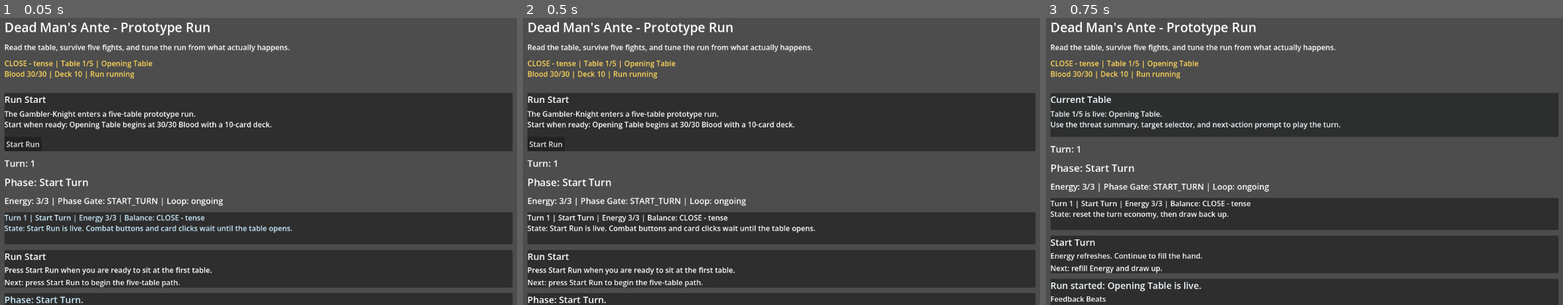
Above: before the commit, frames 1-3 (left to right).
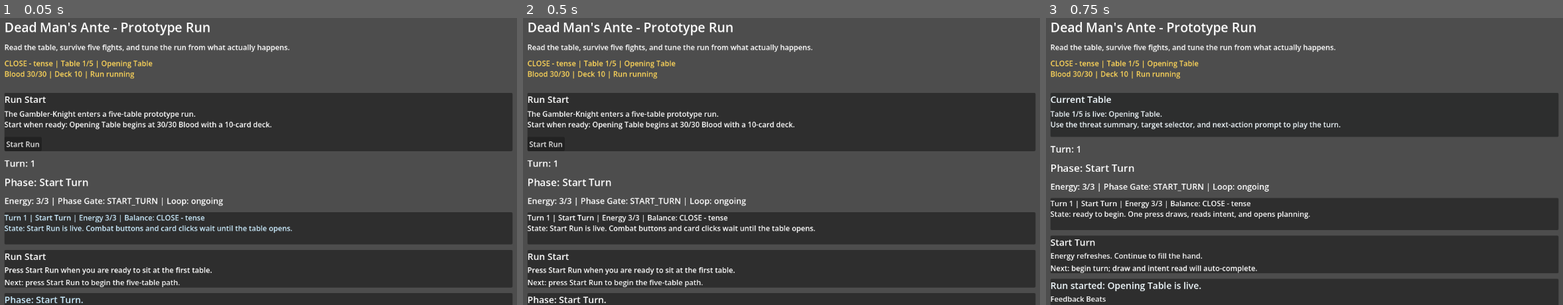
Above: after the commit, the same moments.

Repository: CokesG/Godotgame
Game: Godot game, scene res://scenes/combat/TestCombat.tscn
The game is run twice, just before and just after one commit, with the same random seed, the same clock (stepped at 60 frames per second) and the same inputs.
Inputs:
- Up to frame 1 (0.05 s): no input
- Up to frame 2 (0.5 s): no input
- Up to frame 3 (0.75 s): click "Start Run" at 0.5 s

Frames 1-2 are identical in both runs. In frame 3, 0.9% of the frame differs, in the area x 5-52%, y 67-89%.

Commit message:
Add phase 20 loop quality

Diff:
--- a/scripts/combat/TestCombatController.gd
+++ b/scripts/combat/TestCombatController.gd
@@ -37,13 +37,13 @@
 const FEEDBACK_REVEAL_COLOR := Color(0.90, 0.68, 1.0)
 const FEEDBACK_MOVE_COLOR := Color(0.52, 1.0, 0.62)
 const PHASE_ACTION_LABELS := {
-	"START_TURN": "Start Draw",
-	"DRAW": "Read Intents",
-	"ENEMY_INTENT_PREVIEW": "Commit Cards",
-	"PLAYER_COMMIT": "End Commit",
-	"BLUFF_WAGER": "Reveal",
-	"REVEAL": "Continue",
-	"RESOLVE": "Cleanup",
+	"START_TURN": "Begin Turn",
+	"DRAW": "Begin Turn",
+	"ENEMY_INTENT_PREVIEW": "Begin Turn",
+	"PLAYER_COMMIT": "Resolve Turn",
+	"BLUFF_WAGER": "Reveal Turn",
+	"REVEAL": "Review Results",
+	"RESOLVE": "Next Turn",
 	"CLEANUP": "Next Turn"
 }
 const PHASE_GUIDANCE := {
@@ -882,7 +882,35 @@
 	if not bool(combat_session.call("can_debug_adjust")):
 		_append_log("Combat is over. Reset to start a new loop.")
 		return
-	turn_manager.advance_phase()
+	_advance_play_loop()
+
+
+func _advance_play_loop() -> void:
+	var phase_key: String = String(combat_session.get("current_phase_key"))
+	match phase_key:
+		"START_TURN", "DRAW", "ENEMY_INTENT_PREVIEW":
+			_advance_to_phase("PLAYER_COMMIT", 4)
+		"PLAYER_COMMIT":
+			if bool(deck_manager.call("has_committed_card")):
+				_advance_to_phase("BLUFF_WAGER", 2)
+			else:
+				_advance_to_phase("RESOLVE", 4)
+		"BLUFF_WAGER", "REVEAL":
+			_advance_to_phase("RESOLVE", 3)
+		"RESOLVE", "CLEANUP":
+			_advance_to_phase("PLAYER_COMMIT", 6)
+		_:
+			turn_manager.advance_phase()
+
+
+func _advance_to_phase(target_phase: String, max_steps: int) -> void:
+	for _index in range(max_steps):
+		var current_phase: String = String(combat_session.get("current_phase_key"))
+		if current_phase == target_phase:
+			return
+		if bool(combat_session.get("combat_over")) and target_phase != "RESOLVE":
+			return
+		turn_manager.advance_phase()
 
 
 func _on_reset_pressed() -> void:
@@ -2134,21 +2162,21 @@
 	var phase_key := String(session_state.get("current_phase_key", "START_TURN"))
 	match phase_key:
 		"START_TURN":
-			return "Next: refill Energy and draw up."
+			return "Next: begin turn; draw and intent read will auto-complete."
 		"DRAW":
-			return "Next: read enemy intent odds."
+			return "Next: finish draw/read setup and start planning."
 		"ENEMY_INTENT_PREVIEW":
-			return "Next: choose a target and commit your plan."
+			return "Next: start planning with the current target and move preview."
 		"PLAYER_COMMIT":
-			return "Next: spend Energy on damage, Guard, movement, or a face-down commit."
+			return "Next: play cards, then Resolve Turn."
 		"BLUFF_WAGER":
-			return "Next: call the biggest threat, raise if confident, or fold."
+			return "Next: call, raise, or fold; Reveal Turn resolves the plan."
 		"REVEAL":
-			return "Next: reveal resolves attacks, calls, traps, and committed cards."
+			return "Next: reveal resolves into the review step automatically."
 		"RESOLVE":
-			return "Next: check Blood, enemy HP, and the log."
+			return "Next: press Next Turn to cleanup, draw, read, and return to planning."
 		"CLEANUP":
-			return "Next: discard leftovers and start the next turn."
+			return "Next: cleanup rolls into the next planning state."
 		_:
 			return "Next: continue the combat loop."
 
@@ -2189,21 +2217,21 @@
 	var phase_key: String = String(session_state.get("current_phase_key", "START_TURN"))
 	match phase_key:
 		"START_TURN":
-			return "State: reset the turn economy, then draw back up."
+			return "State: ready to begin. One press draws, reads intent, and opens planning."
 		"DRAW":
-			return "State: fill the hand before reading enemy intent."
+			return "State: drawing is automatic in the main play flow."
 		"ENEMY_INTENT_PREVIEW":
-			return "State: read top threats, then choose a target and move before committing."
+			return "State: intent read is ready; planning opens next."
 		"PLAYER_COMMIT":
-			return "State: cards are playable now. Watch Energy, Target, and Move before clicking."
+			return "State: planning is live and cards are playable. Spend Energy, then Resolve Turn."
 		"BLUFF_WAGER":
-			return "State: bluff choices are live. Call, raise, or fold before reveal."
+			return "State: bluff choices are live. Reveal Turn runs the payoff."
 		"REVEAL":
-			return "State: reveal is live. Damage, Guard, movement, traps, and calls resolve here."
+			return "State: reveal is resolving into review."
 		"RESOLVE":
-			return "State: resolve aftermath. Check Blood, Guard, enemy HP, and threat outcome."
+			return "State: review aftermath. Next Turn cleans up and returns to planning."
 		"CLEANUP":
-			return "State: cleanup discards leftovers and prepares the next turn."
+			return "State: cleanup is automatic in the main play flow."
 		_:
 			return "State: continue the combat loop."
 
@@ -2340,15 +2368,15 @@
 	var phase_key: String = String(session_state.get("current_phase_key", "START_TURN"))
 	match phase_key:
 		"PLAYER_COMMIT":
-			return "Cards are playable now: attack/read use Target, movement uses Move, Guard/self cards ignore target."
+			return "Cards are playable now: attack/read use Target, movement uses Move, then Resolve Turn."
 		"BLUFF_WAGER":
-			return "Hand is locked while bluff choices resolve the committed plan."
+			return "Hand is locked while bluff choices prepare the reveal."
 		"REVEAL":
-			return "Hand is locked during reveal; watch the play area resolve."
+			return "Hand is locked during reveal; the play area resolves into review."
 		"ENEMY_INTENT_PREVIEW":
-			return "Pick Target and Move now so card clicks make sense on commit."
+			return "Target and Move are ready; planning opens automatically."
 		_:
-			return "Hand is visible for planning; card clicks unlock on Player Commit."
+			return "Hand is visible for planning; Begin Turn opens card play."
 
 
 func _refresh_card_target_preview() -> void:
@@ -2701,6 +2729,9 @@
 		toggle_debug_button.text = "Hide Debug" if debug_controls_visible else "Show Debug"
 	if toggle_truth_button != null:
 		toggle_truth_button.text = "Hide Truth" if debug_truth_visible else "Show Truth"
+	if reset_button != null:
+		reset_button.visible = debug_controls_visible
+		reset_button.text = "Reset Run"
 	if recipe_panel != null:
 		recipe_panel.visible = debug_controls_visible
 	if run_state_label != null:
--- /dev/null
+++ b/tests/debug/Phase20LoopQualityCheck.tscn
@@ -0,0 +1,6 @@
+[gd_scene load_steps=2 format=3]
+
+[ext_resource type="Script" path="res://tests/debug/phase20_loop_quality_check.gd" id="1"]
+
+[node name="Phase20LoopQualityCheck" type="Node"]
+script = ExtResource("1")
--- a/tests/debug/phase17_combat_readability_check.gd
+++ b/tests/debug/phase17_combat_readability_check.gd
@@ -72,12 +72,17 @@
 		_fail("Expected ContinueButton.")
 		return
 
-	for _index in range(3):
+	for _index in range(4):
+		if _get_phase_key(combat_scene) == "PLAYER_COMMIT":
+			return
 		if continue_button.disabled:
 			_fail("ContinueButton should stay available while advancing to Player Commit.")
 			return
 		continue_button.emit_signal("pressed")
 		await get_tree().process_frame
+
+	if _get_phase_key(combat_scene) != "PLAYER_COMMIT":
+		_fail("Expected smart flow to land on Player Commit.")
 
 
 func _verify_commit_readability(combat_scene: Node) -> void:
@@ -125,6 +130,13 @@
 	return String(node.get("text"))
 
 
+func _get_phase_key(combat_scene: Node) -> String:
+	var session: Node = combat_scene.find_child("CombatSession", true, false)
+	if session == null:
+		return ""
+	return String(session.get("current_phase_key"))
+
+
 func _fail(message: String) -> void:
 	failed = true
 	push_error(message)
--- a/tests/debug/phase18_combat_feedback_check.gd
+++ b/tests/debug/phase18_combat_feedback_check.gd
@@ -73,15 +73,16 @@
 		_fail("Expected ContinueButton.")
 		return
 
-	for _index in range(3):
+	for _index in range(4):
+		if _get_phase_key(combat_scene) == "PLAYER_COMMIT":
+			break
 		if continue_button.disabled:
 			_fail("ContinueButton should stay available through Player Commit.")
 			return
 		continue_button.emit_signal("pressed")
 		await get_tree().process_frame
 
-	var turn_status: Node = combat_scene.find_child("TurnStatus", true, false)
-	if turn_status == null or not _get_text(turn_status).contains("Player Commit"):
+	if _get_phase_key(combat_scene) != "PLAYER_COMMIT":
 		_fail("Expected to reach Player Commit before playing a card.")
 
 
@@ -134,12 +135,11 @@
 		_fail("Expected ContinueButton.")
 		return
 
-	for _index in range(2):
-		if continue_button.disabled:
-			_fail("ContinueButton should advance from commit to reveal.")
-			return
-		continue_button.emit_signal("pressed")
-		await get_tree().process_frame
+	if continue_button.disabled:
+		_fail("ContinueButton should advance from commit to reveal.")
+		return
+	continue_button.emit_signal("pressed")
+	await get_tree().process_frame
 
 	var feedback_text: String = _get_feedback_text(combat_scene)
 	if not feedback_text.contains("Reveal:"):
@@ -164,6 +164,13 @@
 	return String(node.get("text"))
 
 
+func _get_phase_key(combat_scene: Node) -> String:
+	var session: Node = combat_scene.find_child("CombatSession", true, false)
+	if session == null:
+		return ""
+	return String(session.get("current_phase_key"))
+
+
 func _fail(message: String) -> void:
 	failed = true
 	push_error(message)
--- a/tests/debug/phase19_combat_presentation_check.gd
+++ b/tests/debug/phase19_combat_presentation_check.gd
@@ -69,12 +69,17 @@
 		_fail("Expected ContinueButton.")
 		return
 
-	for _index in range(3):
+	for _index in range(4):
+		if _get_phase_key(combat_scene) == "PLAYER_COMMIT":
+			return
 		if continue_button.disabled:
 			_fail("ContinueButton should stay available through Player Commit.")
 			return
 		continue_button.emit_signal("pressed")
 		await get_tree().process_frame
+
+	if _get_phase_key(combat_scene) != "PLAYER_COMMIT":
+		_fail("Expected smart flow to land on Player Commit.")
 
 
 func _verify_card_preview(combat_scene: Node) -> void:
@@ -141,6 +146,13 @@
 	return String(node.get("text"))
 
 
+func _get_phase_key(combat_scene: Node) -> String:
+	var session: Node = combat_scene.find_child("CombatSession", true, false)
+	if session == null:
+		return ""
+	return String(session.get("current_phase_key"))
+
+
 func _fail(message: String) -> void:
 	failed = true
 	push_error(message)
--- /dev/null
+++ b/tests/debug/phase20_loop_quality_check.gd
@@ -0,0 +1,141 @@
+extends Node
+
+var failed: bool = false
+
+
+func _ready() -> void:
+	var packed_scene: PackedScene = load("res://scenes/combat/TestCombat.tscn")
+	if packed_scene == null:
+		_fail("Could not load TestCombat scene.")
+		return
+
+	var combat_scene: Node = packed_scene.instantiate()
+	add_child(combat_scene)
+	await get_tree().process_frame
+
+	_verify_default_controls(combat_scene)
+	if failed:
+		return
+	await _verify_smart_turn_setup(combat_scene)
+	if failed:
+		return
+	await _verify_resolve_and_next_turn_flow(combat_scene)
+	if failed:
+		return
+	_verify_debug_reset_access(combat_scene)
+	if failed:
+		return
+
+	print("PHASE20_LOOP_QUALITY_CHECK: PASS")
+	get_tree().quit(0)
+
+
+func _verify_default_controls(combat_scene: Node) -> void:
+	var continue_button: Button = combat_scene.find_child("ContinueButton", true, false)
+	if continue_button == null:
+		_fail("Expected ContinueButton.")
+		return
+	if not bool(continue_button.get("disabled")):
+		_fail("ContinueButton should stay blocked by the start shell.")
+		return
+
+	var new_run_button: Button = combat_scene.find_child("NewCombatButton", true, false)
+	if new_run_button == null:
+		_fail("Expected NewCombatButton.")
+		return
+	if bool(new_run_button.get("visible")):
+		_fail("NewCombatButton should not sit in the default play path.")
+		return
+
+
+func _verify_smart_turn_setup(combat_scene: Node) -> void:
+	var start_button: Button = combat_scene.find_child("StartRunButton", true, false)
+	var continue_button: Button = combat_scene.find_child("ContinueButton", true, false)
+	if start_button == null or continue_button == null:
+		_fail("Expected start and continue buttons.")
+		return
+
+	start_button.emit_signal("pressed")
+	await get_tree().process_frame
+
+	if bool(continue_button.get("disabled")):
+		_fail("ContinueButton should unlock after Start Run.")
+		return
+	if String(continue_button.get("text")) != "Begin Turn":
+		_fail("ContinueButton should become the smart Begin Turn control.")
+		return
+
+	continue_button.emit_signal("pressed")
+	await get_tree().process_frame
+
+	if _get_phase_key(combat_scene) != "PLAYER_COMMIT":
+		_fail("Begin Turn should auto draw, read intent, and land on Player Commit.")
+		return
+	if String(continue_button.get("text")) != "Resolve Turn":
+		_fail("ContinueButton should become Resolve Turn during planning.")
+
+
+func _verify_resolve_and_next_turn_flow(combat_scene: Node) -> void:
+	var continue_button: Button = combat_scene.find_child("ContinueButton", true, false)
+	if continue_button == null:
+		_fail("Expected ContinueButton.")
+		return
+
+	continue_button.emit_signal("pressed")
+	await get_tree().process_frame
+
+	if _get_phase_key(combat_scene) != "RESOLVE":
+		_fail("Resolve Turn should auto-run bluff/reveal and land on Resolve.")
+		return
+	var feedback: Node = combat_scene.find_child("CombatFeedback", true, false)
+	if feedback == null or not _get_text(feedback).contains("Reveal:"):
+		_fail("Resolve Turn should surface reveal feedback.")
+		return
+	if String(continue_button.get("text")) != "Next Turn":
+		_fail("ContinueButton should become Next Turn during review.")
+		return
+
+	continue_button.emit_signal("pressed")
+	await get_tree().process_frame
+
+	if _get_phase_key(combat_scene) != "PLAYER_COMMIT":
+		_fail("Next Turn should cleanup, draw, read intent, and land on Player Commit.")
+		return
+	var session: Node = combat_scene.find_child("CombatSession", true, false)
+	if session == null or int(session.get("turn_number")) < 2:
+		_fail("Next Turn should advance the turn number.")
+
+
+func _verify_debug_reset_access(combat_scene: Node) -> void:
+	var toggle: Button = combat_scene.find_child("ToggleDebugButton", true, false)
+	var debug_controls: Node = combat_scene.find_child("DebugControls", true, false)
+	var new_run_button: Button = combat_scene.find_child("NewCombatButton", true, false)
+	if toggle == null or debug_controls == null or new_run_button == null:
+		_fail("Expected debug toggle, debug controls, and reset button.")
+		return
+
+	toggle.emit_signal("pressed")
+	if not bool(debug_controls.get("visible")):
+		_fail("DebugControls should open from the debug toggle.")
+		return
+	if not bool(new_run_button.get("visible")):
+		_fail("NewCombatButton should remain available once debug is open.")
+
+
+func _get_phase_key(combat_scene: Node) -> String:
+	var session: Node = combat_scene.find_child("CombatSession", true, false)
+	if session == null:
+		return ""
+	return String(session.get("current_phase_key"))
+
+
+func _get_text(node: Node) -> String:
+	if node.has_method("get_parsed_text"):
+		return String(node.call("get_parsed_text"))
+	return String(node.get("text"))
+
+
+func _fail(message: String) -> void:
+	failed = true
+	push_error(message)
+	get_tree().quit(1)
Not shown, changed: docs/status/implementation_status.md
